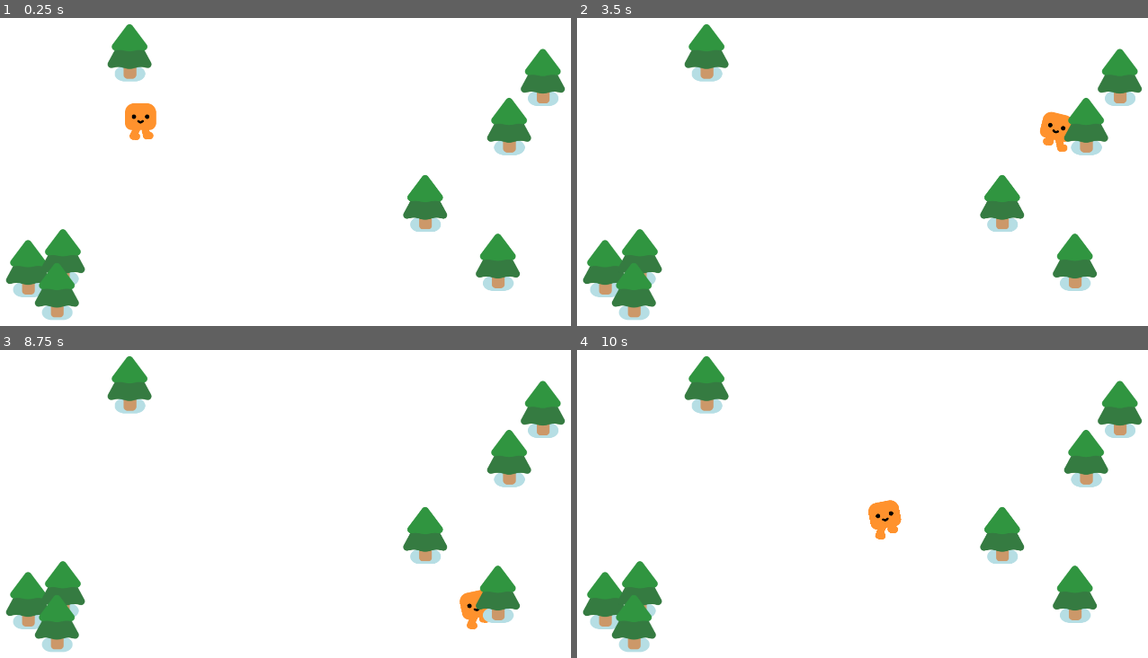
Above: before the commit, frames 1-4 (two rows, left to right).
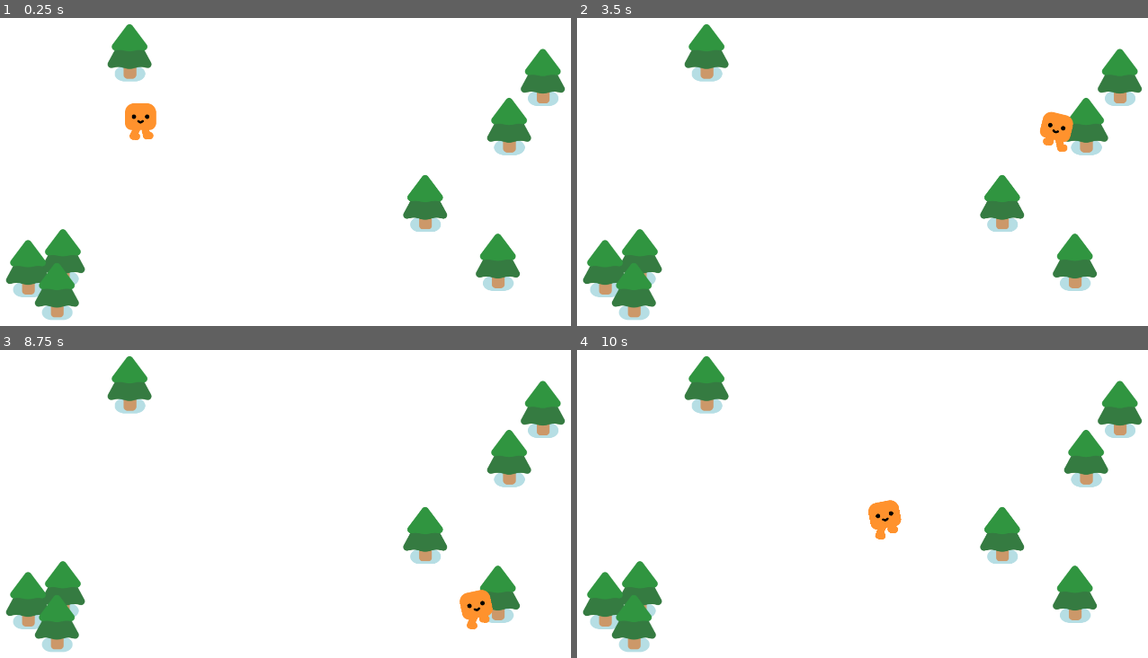
Above: after the commit, the same moments.

Repository: qwertyuiopasdfghjklzxcvbnm1234567890000/Final-Project
Game: Godot game, scene res://survivors_game.tscn
The game is run twice, just before and just after one commit, with the same random seed, the same clock (stepped at 60 frames per second) and the same inputs. Before the commit the project has no main scene; this scene is started directly in both runs.
Inputs:
- Up to frame 1 (0.25 s): no input
- Up to frame 2 (3.5 s): hold D (move_right) 0.53-1.28 s; hold S (move_down) 1.28-2.03 s; hold D (move_right) 2.03-2.78 s; hold W (move_up) from 2.78 s (still down)
- Up to frame 3 (8.75 s): release W (move_up) at 3.53 s; hold A (move_left) 3.53-5.03 s; hold S (move_down) 5.03-5.78 s; hold D (move_right) 5.78-6.53 s; hold W (move_up) 6.53-7.28 s; hold D (move_right) 7.28-8.03 s; hold S (move_down) from 8.03 s (still down)
- Up to frame 4 (10 s): release S (move_down) at 8.78 s; hold A (move_left) 8.78-9.53 s; hold W (move_up) from 9.53 s (still down)

The runs differ from the first frame. In frame 1, less than 0.1% of the frame differs, in the area x 7-8%, y 79-81%; in frame 2, less than 0.1%; in frame 3, 0.2%, in the area x 7-87%, y 77-89%; in frame 4, less than 0.1%.

Commit message:
Add Game Enviornment and Collisions - finished

Diff:
--- a/project.godot
+++ b/project.godot
@@ -75,6 +75,7 @@
 [application]
 
 config/name="Your First 2D Game With Godot 4: START (GDQuest)"
+run/main_scene="res://survivors_game.tscn"
 config/features=PackedStringArray("4.2", "Forward Plus")
 config/icon="res://icon.png"
 
--- a/survivors_game.tscn
+++ b/survivors_game.tscn
@@ -4,6 +4,7 @@
 [ext_resource type="PackedScene" uid="uid://bnpes65hxnglq" path="res://pine_tree.tscn" id="2_32l35"]
 
 [node name="Game" type="Node2D"]
+y_sort_enabled = true
 
 [node name="ColorRect" type="ColorRect" parent="."]
 offset_right = 1920.0
